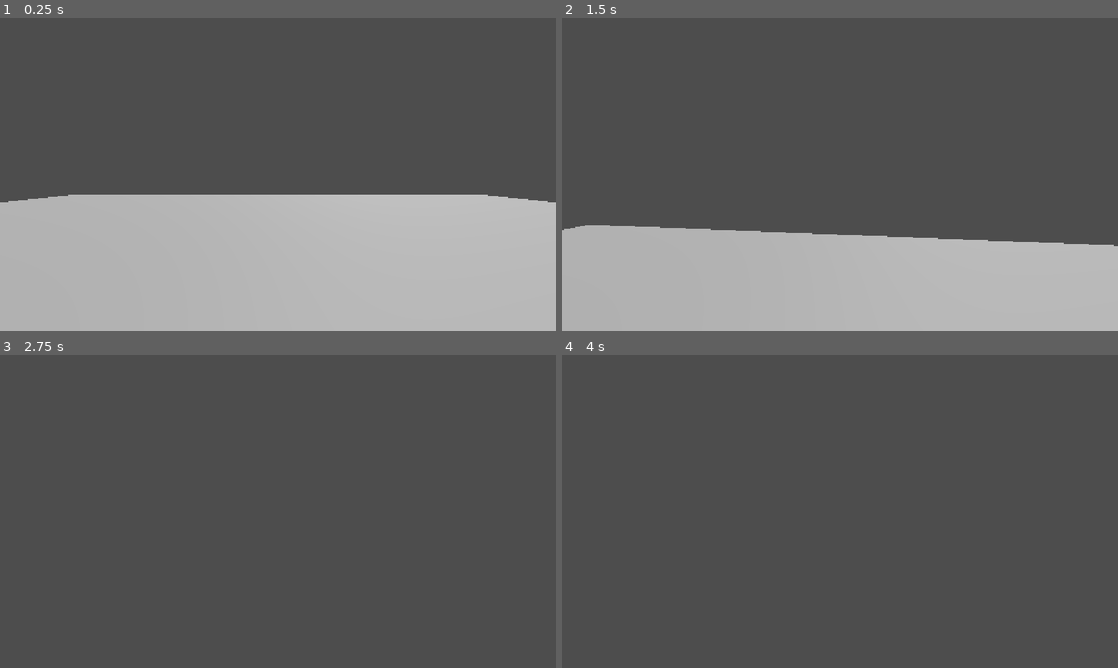
Above: before the commit, frames 1-4 (two rows, left to right).
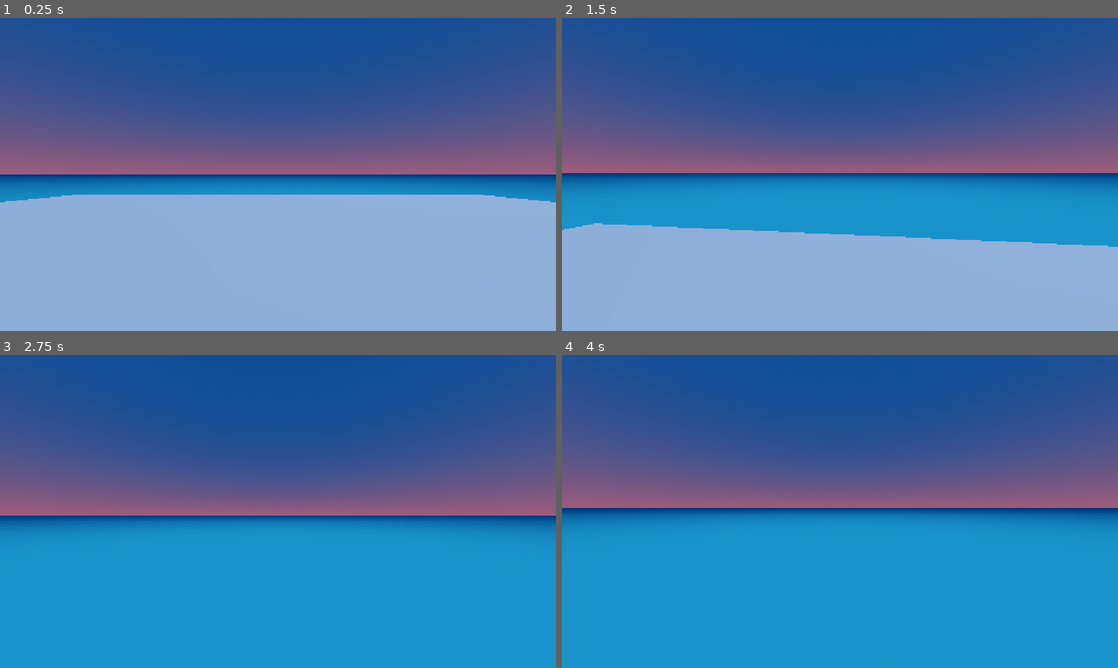
Above: after the commit, the same moments.

Repository: paulclau/GJMT
Game: Godot game, scene res://Scenes/World.tscn
The game is run twice, just before and just after one commit, with the same random seed, the same clock (stepped at 60 frames per second) and the same inputs. The project has no main scene, so this scene is started directly. The engine's default icon, where the game draws it, is replaced by a stand-in: a white triangle on a blue panel in a dark square.
Inputs (mouse positions are in pixels of both pictures, inside the frame that each line leads up to):
- Up to frame 1 (0.25 s): no input
- Up to frame 2 (1.5 s): tap Enter at 0.5 s; move the mouse to (867, 174) at 0.52 s; hold W (forward) from 0.53 s (still down); click (867, 174) at 0.6 s; tap Space (jump) at 0.77 s; move the mouse to (812, 174) at 1.27 s; tap E (interact) at 1.35 s
- Up to frame 3 (2.75 s): keep holding W (forward); tap Space (jump) at 1.52 s; move the mouse to (289, 505) at 2.02 s; hold Shift (sprint) from 2.03 s (still down)
- Up to frame 4 (4 s): keep holding W (forward); tap Space (jump) at 2.75, 3.02, 3.77 s; move the mouse to (834, 517) at 2.77 s; release Shift (sprint) at 2.78 s; click (834, 517) at 2.85 s; tap Enter at 3.5 s; move the mouse to (878, 514) at 3.52 s; hold E (interact) from 3.53 s (still down)

The runs differ from the first frame. In frame 1, 100% of the frame differs, in the area x 0-100%, y 0-100%; in frame 2, 100%; in frame 3, 100%; in frame 4, 100%.

Commit message:
Added the 3D pixel shader

Diff:
--- /dev/null
+++ b/Memento/Assets/Shaders/3DPixelShader.gdshader
@@ -0,0 +1,100 @@
+shader_type spatial;
+render_mode unshaded, fog_disabled, depth_test_disabled;
+
+uniform vec2 target_resolution = vec2(320.0, 180.0);
+uniform float colors_per_channel : hint_range(1.0, 64.0, 1.0) = 8.0;
+
+uniform float depth_outline_strength : hint_range(0.0, 1.0, 0.1) = 0.8;
+uniform float normal_outline_strength : hint_range(0.0, 2.0, 0.1) = 0.5;
+
+uniform sampler2D screen_texture : hint_screen_texture, filter_nearest;
+uniform sampler2D depth_texture : hint_depth_texture, filter_nearest;
+uniform sampler2D normal_texture : hint_normal_roughness_texture, filter_nearest;
+
+uniform bool is_perspective_camera = true;
+
+void vertex() {
+	POSITION = vec4(VERTEX.xy, 1.0, 1.0);
+}
+
+vec3 get_normal(vec2 uv) {
+	return texture(normal_texture, uv).rgb;
+}
+
+float get_linear_depth(vec2 uv, mat4 inv_proj_mat) {
+	float depth = texture(depth_texture, uv).r;
+	vec3 ndc = vec3(uv * 2.0 - 1.0, depth);
+	vec4 view = inv_proj_mat * vec4(ndc, 1.0);
+	view.xyz /= view.w;
+	return -view.z;
+}
+
+float depth_edge(float d_neighbor, float d_center, float clamp_min) {
+	return clamp(d_neighbor - d_center, clamp_min, 1.0);
+}
+
+void fragment() {
+	vec2 uv = floor(SCREEN_UV * target_resolution) / target_resolution;
+
+	float raw_depth = texture(depth_texture, uv).r;
+
+	// Skip outline processing where no geometry exists
+	if (raw_depth >= 0.9999) {
+		vec4 screen_col = texture(screen_texture, uv);
+		ALBEDO = screen_col.rgb;
+		ALPHA = 1.0;
+	} else {
+
+		vec2 uvs[5] = {
+			uv,
+			uv + vec2(0.0, 1.0) / target_resolution,
+			uv - vec2(0.0, 1.0) / target_resolution,
+			uv + vec2(1.0, 0.0) / target_resolution,
+			uv - vec2(1.0, 0.0) / target_resolution
+		};
+
+		float dc = get_linear_depth(uvs[0], INV_PROJECTION_MATRIX);
+		float du = get_linear_depth(uvs[1], INV_PROJECTION_MATRIX);
+		float dd = get_linear_depth(uvs[2], INV_PROJECTION_MATRIX);
+		float dl = get_linear_depth(uvs[3], INV_PROJECTION_MATRIX);
+		float dr = get_linear_depth(uvs[4], INV_PROJECTION_MATRIX);
+
+		float clamp_min = is_perspective_camera ? -1.0 : 0.0;
+
+		float h_depth = depth_edge(dl, dc, clamp_min) + depth_edge(dr, dc, clamp_min);
+		float v_depth = depth_edge(du, dc, clamp_min) + depth_edge(dd, dc, clamp_min);
+
+		float h_outline = step(0.55, h_depth) * step(0.7, distance(dl, dr));
+		float v_outline = step(0.55, v_depth) * step(0.7, distance(du, dd));
+		float depth_outline = 1.0 - step(0.01, h_outline + v_outline) * depth_outline_strength;
+
+		vec3 nc = get_normal(uvs[0]);
+		vec3 nu = get_normal(uvs[1]);
+		vec3 nd = get_normal(uvs[2]);
+		vec3 nl = get_normal(uvs[3]);
+		vec3 nr = get_normal(uvs[4]);
+
+		float depth_fade_u = 1.0 - smoothstep(0.0, 1.0, abs(du - dc));
+		float depth_fade_d = 1.0 - smoothstep(0.0, 1.0, abs(dd - dc));
+		float depth_fade_l = 1.0 - smoothstep(0.0, 1.0, abs(dl - dc));
+		float depth_fade_r = 1.0 - smoothstep(0.0, 1.0, abs(dr - dc));
+
+		float nu_difference = distance(nc, nu) * depth_fade_u;
+		float nd_difference = distance(nc, nd) * depth_fade_d;
+		float nl_difference = distance(nc, nl) * depth_fade_l;
+		float nr_difference = distance(nc, nr) * depth_fade_r;
+
+		float h_inline = step(0.2, nl_difference + nr_difference);
+		float v_inline = step(0.2, nu_difference + nd_difference);
+		float normal_outline = step(0.1, h_inline + v_inline) * normal_outline_strength;
+
+		vec4 screen_col = texture(screen_texture, uv);
+
+		vec3 quantized_color =
+			floor(screen_col.rgb * colors_per_channel)
+			/ colors_per_channel;
+
+		ALBEDO = quantized_color * depth_outline * (1.0 + normal_outline);
+		ALPHA = 1.0;
+	}
+}
--- /dev/null
+++ b/Memento/Scenes/3DPixelShader.tscn
@@ -0,0 +1,21 @@
+[gd_scene format=3 uid="uid://djetf7vh16704"]
+
+[ext_resource type="Shader" uid="uid://bgke7uk3ut5we" path="res://Assets/Shaders/3DPixelShader.gdshader" id="1_6xlsm"]
+
+[sub_resource type="ShaderMaterial" id="ShaderMaterial_c4dyq"]
+render_priority = 0
+shader = ExtResource("1_6xlsm")
+shader_parameter/target_resolution = Vector2(720, 360)
+shader_parameter/colors_per_channel = 32.0
+shader_parameter/depth_outline_strength = 0.8
+shader_parameter/normal_outline_strength = 0.5
+shader_parameter/is_perspective_camera = true
+
+[sub_resource type="QuadMesh" id="QuadMesh_ahg1b"]
+material = SubResource("ShaderMaterial_c4dyq")
+flip_faces = true
+size = Vector2(2, 2)
+
+[node name="3DPixelShader" type="MeshInstance3D" unique_id=1947791935]
+extra_cull_margin = 16384.0
+mesh = SubResource("QuadMesh_ahg1b")
--- a/Memento/Scenes/World.tscn
+++ b/Memento/Scenes/World.tscn
@@ -1,12 +1,25 @@
 [gd_scene format=3 uid="uid://plgqgc366oje"]
 
+[ext_resource type="PackedScene" uid="uid://djetf7vh16704" path="res://Scenes/3DPixelShader.tscn" id="1_45d1s"]
 [ext_resource type="PackedScene" uid="uid://6w7bo0vux227" path="res://Scenes/Interactable/CarvingShaderMask.tscn" id="2_5nsto"]
 [ext_resource type="Texture2D" uid="uid://c0hb40c7njmsp" path="res://Assets/icon.svg" id="2_gjpho"]
 [ext_resource type="Script" uid="uid://dn7s43co15sgj" path="res://Scripts/Player.gd" id="2_j0p05"]
 [ext_resource type="Script" uid="uid://cxeeu0t5v1538" path="res://Scripts/WheelChair.gd" id="3_p70al"]
 [ext_resource type="PackedScene" uid="uid://7ipix0871gew" path="res://Scenes/Interactable/InteractionArea/InteractionArea.tscn" id="4_45d1s"]
 
+[sub_resource type="ProceduralSkyMaterial" id="ProceduralSkyMaterial_uo7di"]
+sky_top_color = Color(0.09862233, 0.4339258, 0.8509813, 1)
+sky_horizon_color = Color(0.89695156, 0.51499337, 0.68128353, 1)
+sky_energy_multiplier = 0.7
+ground_bottom_color = Color(0.10906277, 0.57400465, 0.79513055, 1)
+ground_horizon_color = Color(0, 0.19215687, 0.47058824, 1)
+
+[sub_resource type="Sky" id="Sky_45d1s"]
+sky_material = SubResource("ProceduralSkyMaterial_uo7di")
+
 [sub_resource type="Environment" id="Environment_ahg1b"]
+background_mode = 2
+sky = SubResource("Sky_45d1s")
 
 [sub_resource type="StandardMaterial3D" id="StandardMaterial3D_4owis"]
 albedo_color = Color(0.4627451, 0.28235295, 0.2, 1)
@@ -24,6 +37,9 @@
 [sub_resource type="CapsuleShape3D" id="CapsuleShape3D_qbkls"]
 
 [node name="World" type="Node3D" unique_id=138928880]
+
+[node name="3DPixelShader" parent="." unique_id=1947791935 instance=ExtResource("1_45d1s")]
+transform = Transform3D(1, 0, 0, 0, 1, 0, 0, 0, 1, 0, 1, 0)
 
 [node name="CanvasLayer" type="CanvasLayer" parent="." unique_id=1860320331]
 
--- a/Memento/Scripts/WheelChair.gd
+++ b/Memento/Scripts/WheelChair.gd
@@ -49,8 +49,8 @@
 	global_transform = world_transform
 
 	# Move the player out to stand just in front of the wheelchair, using
-	# the chair's current facing — not the seat_point child anymore since
-	# that's now only meaningful while attached, so we use our own -Z instead.
+	# the chair's current facing, not the seat_point child anymore since
+	# that's now only meaningful while attached, so we use our own -Z instead
 	player.global_position = global_position - global_transform.basis.z * stand_forward_offset
 
 	InteractionManager.unregister_area(interaction_area)
@@ -66,6 +66,6 @@
 		interaction_area.action_name = "sit in wheelchair"
 
 func seat_offset_transformed() -> Vector3:
-	# seat_point's local -Z is "forward" by Godot convention — push the
-	# player that direction, scaled by the exported offset distance.
+	# seat_point's local -Z is "forward" by Godot convention, push the
+	# player that direction, scaled by the exported offset distance
 	return -seat_point.global_transform.basis.z * seat_forward_offset
--- a/Memento/project.godot
+++ b/Memento/project.godot
@@ -20,6 +20,8 @@
 
 [display]
 
+window/size/viewport_width=1280
+window/size/viewport_height=720
 window/stretch/mode="canvas_items"
 window/stretch/aspect="expand"
 
@@ -78,6 +80,8 @@
 
 [rendering]
 
+textures/canvas_textures/default_texture_filter=0
 rendering_device/driver.windows="d3d12"
-renderer/rendering_method="gl_compatibility"
-renderer/rendering_method.mobile="gl_compatibility"
+shading/overrides/force_vertex_shading=true
+shading/overrides/force_lambert_over_burley=true
+occlusion_culling/use_occlusion_culling=true
Not shown, added: Memento/Assets/Shaders/3DPixelShader.gdshader.uid
